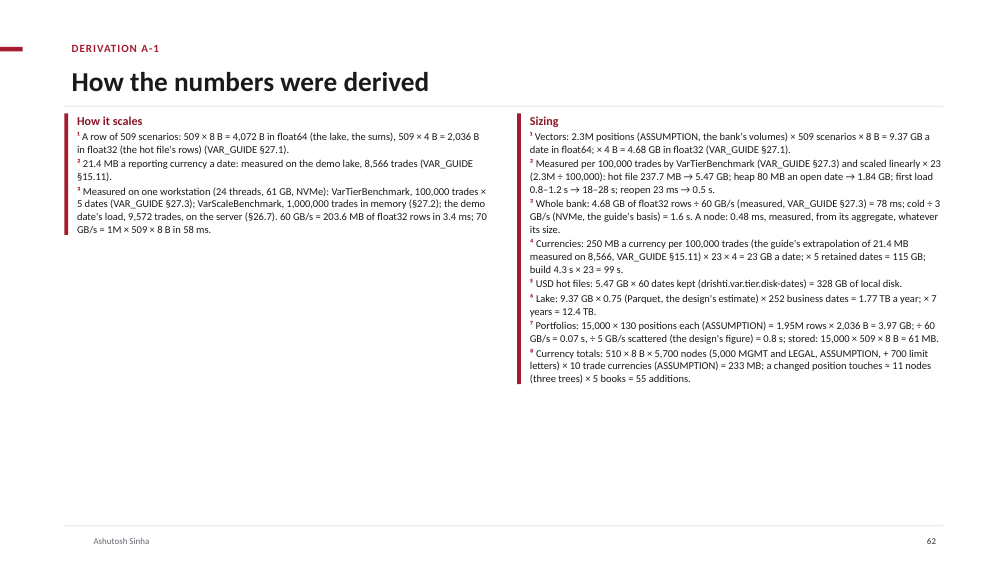
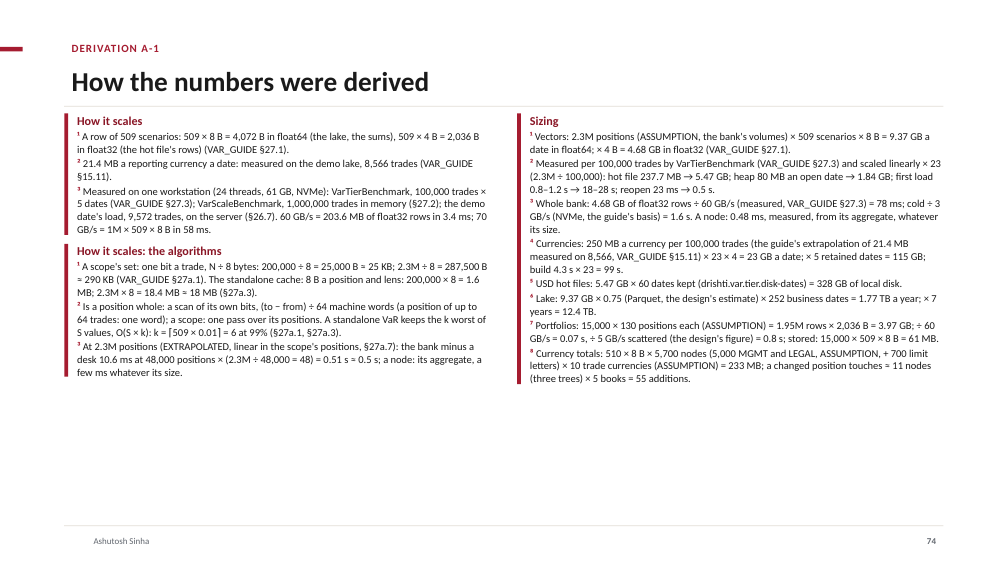
Before and after one commit to ajsinha/drishti, a slide deck: slide 74 of docs/publications/Drishti-VaR-Engine.pptx (slide 62 before the commit). Drawn at 1008x567 pixels with LibreOffice and Linux fonts; fonts in the diff are those of the drawing; background and template pictures are left out. Boxes give left, top, right and bottom in pixels: in the first picture for what was removed or moved away, otherwise in the second. Text is boxed around its words. In the diff, an @@ line names an element or a change of style, - is before the commit and + after.

```diff
--- a/docs/publications/Drishti-VaR-Engine.pptx
+++ b/docs/publications/Drishti-VaR-Engine.pptx
@@ rectangle added at (x1=64, y1=244, x2=68, y2=377), fill #A51C30 @@
@@ text added at (x1=77, y1=246, x2=488, y2=376), 10 pt, text #1A1A1A @@
+How it scales: the algorithms
+¹ A scope's set: one bit a trade, N ÷ 8 bytes: 200,000 ÷ 8 = 25,000 B ≈ 25 KB; 2.3M ÷ 8 = 287,500 B ≈ 290 KB (VAR_GUIDE §27a.1). The standalone cache: 8 B a position and lens: 200,000 × 8 = 1.6 MB; 2.3M × 8 = 18.4 MB ≈ 18 MB (§27a.3).
+² Is a position whole: a scan of its own bits, (to − from) ÷ 64 machine words (a position of up to 64 trades: one word); a scope: one pass over its positions. A standalone VaR keeps the k worst of S values, O(S × k): k = ⌈509 × 0.01⌉ = 6 at 99% (§27a.1, §27a.3).
+³ At 2.3M positions (EXTRAPOLATED, linear in the scope's positions, §27a.7): the bank minus a desk 10.6 ms at 48,000 positions × (2.3M ÷ 48,000 = 48) = 0.51 s ≈ 0.5 s; a node: its aggregate, a few ms whatever its size.
@@ page number at (x1=927, y1=538, x2=936, y2=544): text changed @@
-62
+74
```
Also in this commit, not shown: 23 other slides changed, 13 slides added, 1 slide removed, 7 other files.
